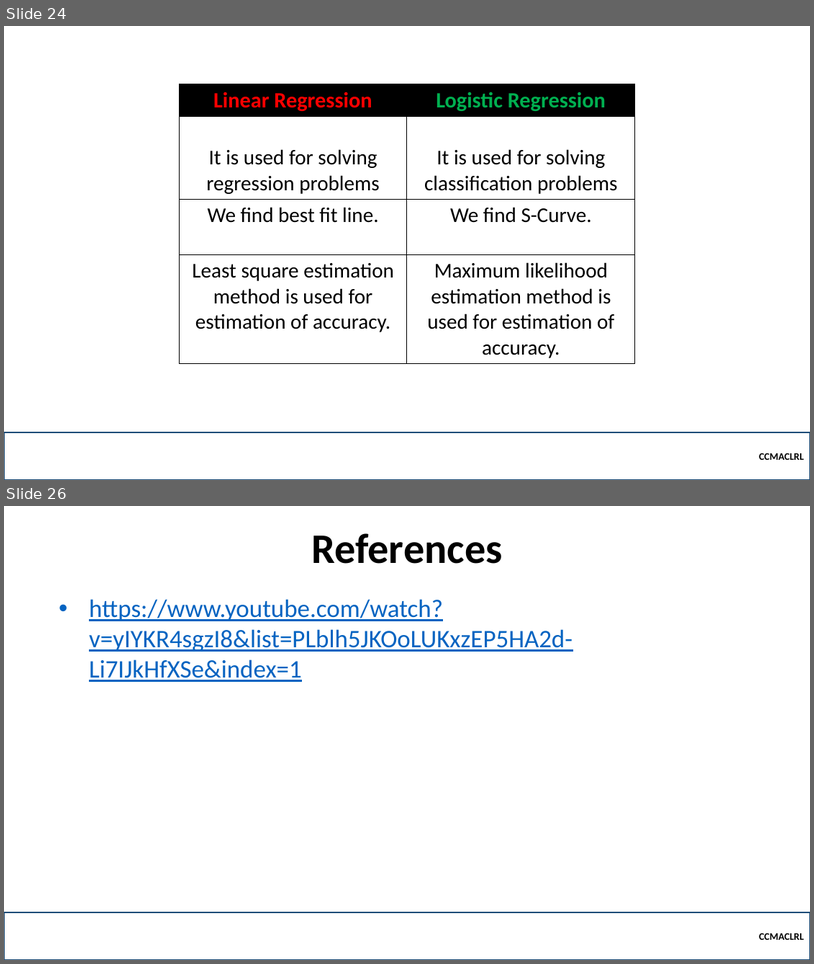
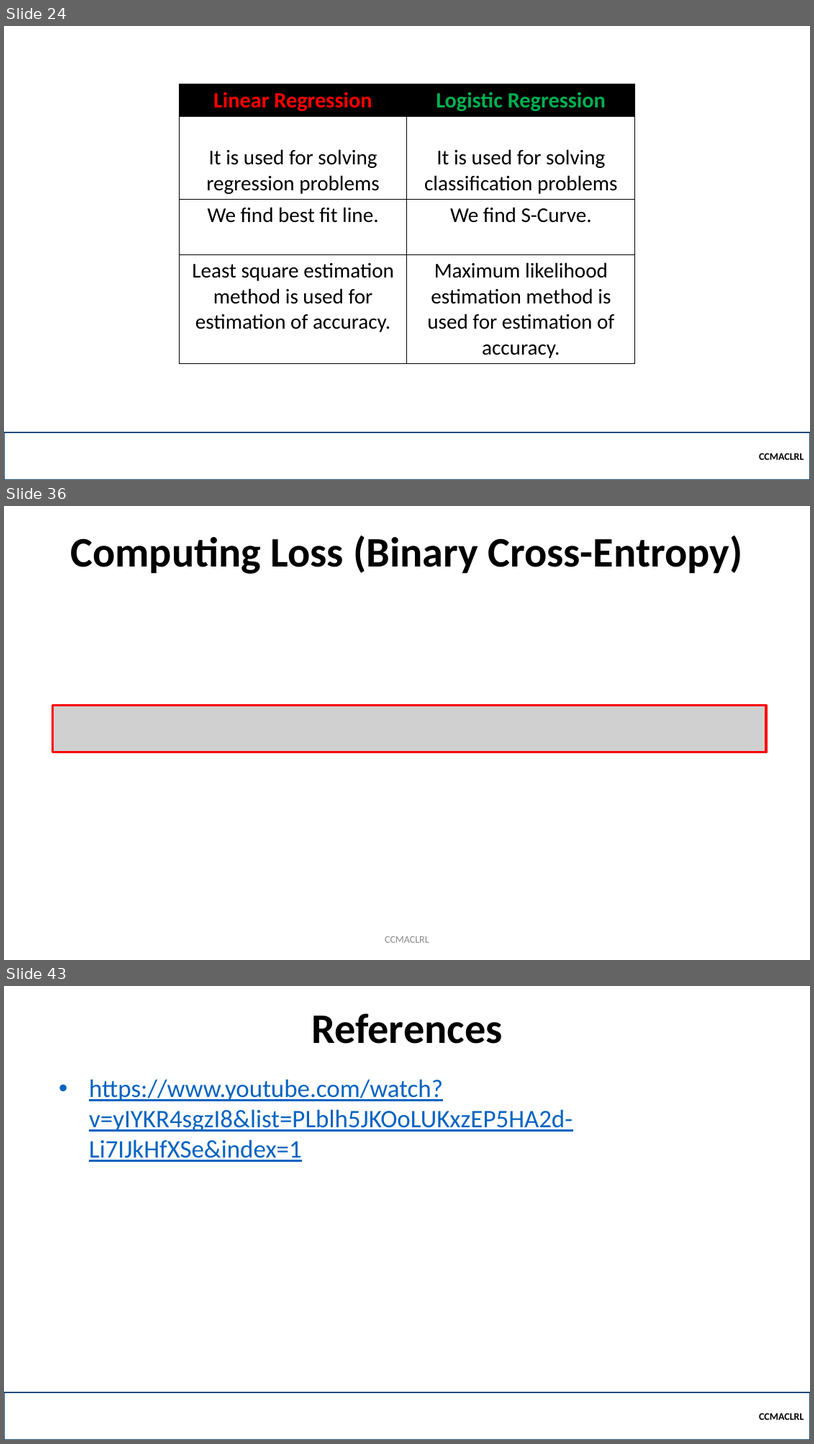
Before and after one commit to robitussin/CCMACLRL, a slide deck: 5 - Logistic Regression/Introduction to Logistic Regression.pptx. Shown one above the other, each under a label of ours: slides 24 and 26 before the commit, slides 24, 36 and 43 after it; the slides between them are not shown. The pictures are 814x964 and 814x1444 pixels, drawn with LibreOffice and Linux fonts; fonts in the diff are those of the drawing; grey boxes stand for pictures; background and template pictures are left out. Boxes give left, top, right and bottom in pixels: in the first picture for what was removed or moved away, otherwise in the second. Text is boxed around its words. In the diff, an @@ line names an element or a change of style, - is before the commit and + after.

```diff
--- a/5 - Logistic Regression/Introduction to Logistic Regression.pptx
+++ b/5 - Logistic Regression/Introduction to Logistic Regression.pptx
@@ slide 36 added at <box>4,506,810,960</box>, background #FFFFFF @@
@@ text added at <box>70,536,743,574</box>, 50 pt, text #000000, bold @@
+Computing Loss (Binary Cross-Entropy)
@@ picture added at <box>53,705,767,752</box> @@
@@ text added at <box>385,936,430,942</box>, 12 pt, text #8C8C8C @@
+CCMACLRL
@@ what was slide 26 is now slide 43 @@
```
Also in this commit, not shown: 1 slide changed, 16 other slides added.
